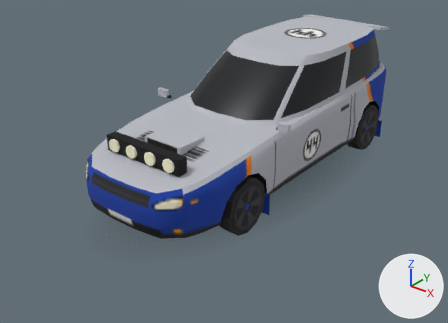
The glTF model modelos/tormenta.glb as it was, and as the next commit left it.
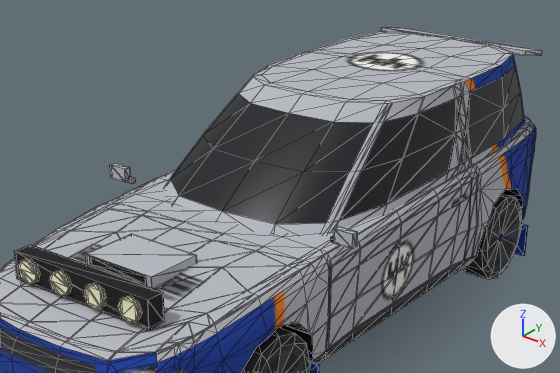
Each version is shown whole from a 50 mm lens placed at (4.14, -5.85, 3.53), pointed at (-0.13, -0.5, 0.21), then close up on the part from 22% to 89% of the width and 0% to 62% of the height. Lighting does not change. The marker at lower right points along +X, +Y and +Z. The first two pictures are the older version. The close-ups show mesh edges as thin lines. Where no turn or scale is listed for an object, it has been applied to the vertices. Vertices at exactly the same position are counted once.

Names of what the first close-up shows: 'Capo_malha', 'Carroceria', 'Porta_E_malha', 'Porta_TE_malha', 'Roda_DE', 'Roda_TE', 'Tampa_malha' and 1 more.
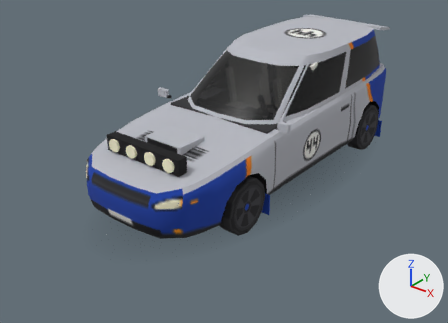
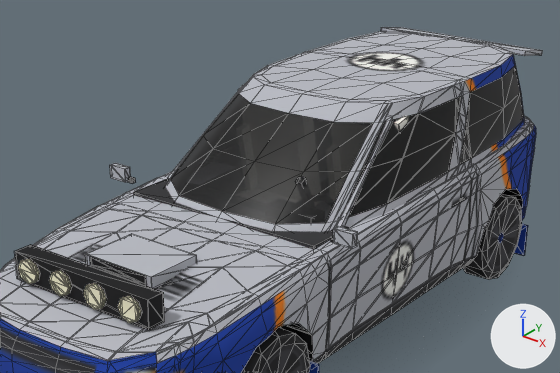
What differs and where, as boxes [x1, y1, x2, y2] in the close-ups (560 x 373 px):
'Interior', reshaped (not visible before)
    after: [134, 84, 408, 328]
part 1 of me_interior, added
    after: [134, 178, 349, 250]
part 2 of me_interior, added (mostly hidden)
    after: [167, 84, 408, 227]

What the commit changed:
Material 'Banco' (mat_banco) is new.
Its base color is (0.893, 0.873, 0.813) (white #f3f0e9).
Its roughness is 1.0.
Material 'Forro' (mat_forro) is new.
Its base color is (0.029, 0.029, 0.0323) (dark grey #303032).
Its roughness is 1.0.
me_interior is used by ob_interior; location (0.0, 0.0, 0.0).
me_interior had 24 vertices, 36 faces and spanned x -0.73..0.73, y -2.0..1.83, z 0.34..1.37.
me_interior no longer uses material mat_caixa (black #101013).
me_interior now has 392 vertices, 548 faces and spans x -0.77..0.77, y -2.0..2.13, z 0.31..1.45.
me_interior part 1: a new loose piece, a box spanning x -0.7..0.7, y -0.81..-0.45, z 0.66..0.93, in mat_forro (dark grey #303032).
me_interior part 2: 176 vertices added at x -0.7..0.7, y -0.51..2.01, z 0.31..1.44.
Other edits to the shape of me_interior do not show in these pictures.
me_interior gains material mat_forro (dark grey #303032).
me_interior gains material mat_banco (white #f3f0e9).
me_interior gains material mat_cromo (light grey #b9bcc3).
me_interior gains material mat_preto (black #101013).
